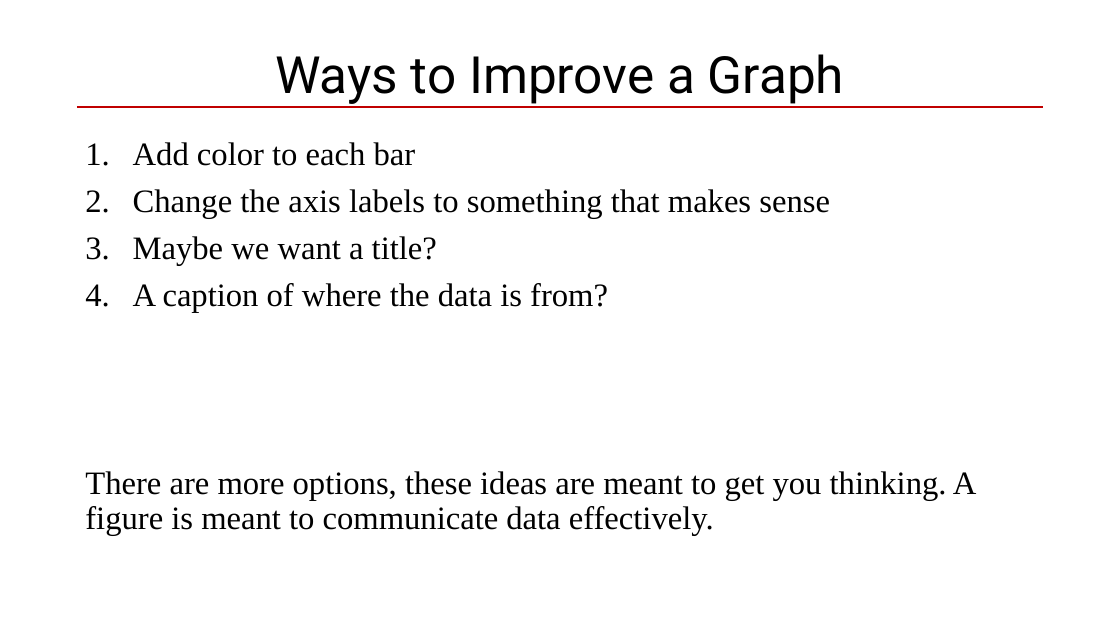
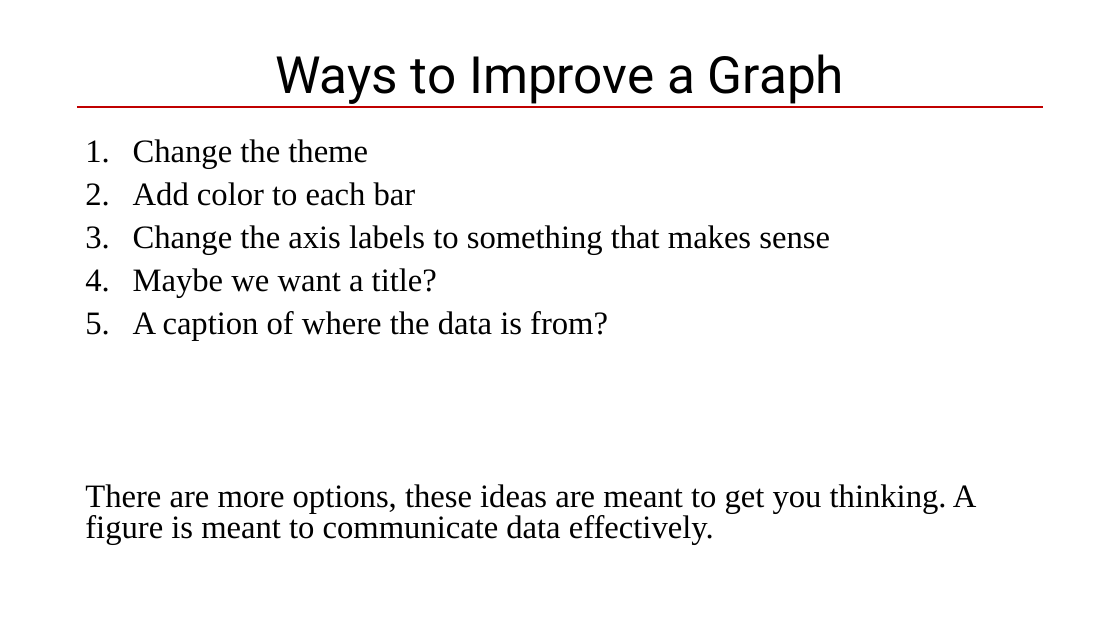
Before and after one commit to taylor-hill23/summer-ri-workshop-quarto, a slide deck: slide 25 of materials/class-slide-day3-powerpoint.pptx (slide 20 before the commit). Drawn at 1120x630 pixels with LibreOffice and Linux fonts; fonts in the diff are those of the drawing. Boxes give left, top, right and bottom in pixels: in the first picture for what was removed or moved away, otherwise in the second. Text is boxed around its words. In the diff, an @@ line names an element or a change of style, - is before the commit and + after.

```diff
--- a/materials/class-slide-day3-powerpoint.pptx
+++ b/materials/class-slide-day3-powerpoint.pptx
@@ text at <box>133,139,368,169</box>: paragraph added @@
+1. Change the theme
@@ text at <box>85,182,977,544</box>: line spacing 0.9 to 0.8 @@
```
Also in this commit, not shown: 3 other slides changed, 7 slides added.
